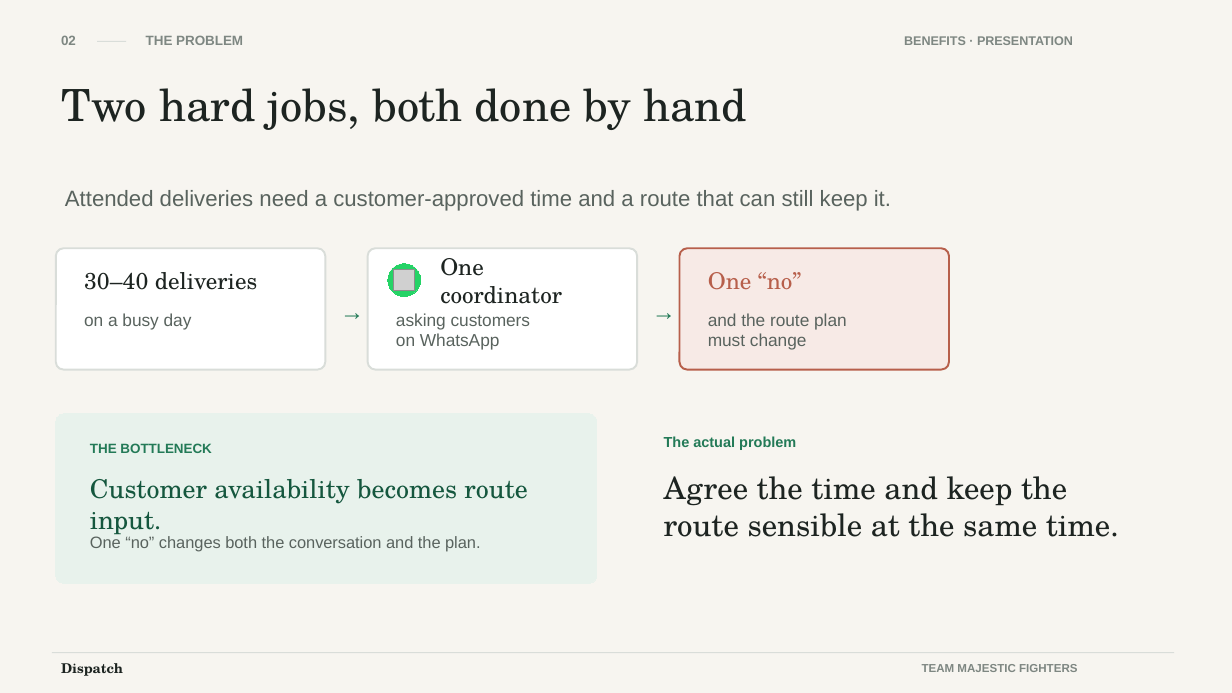
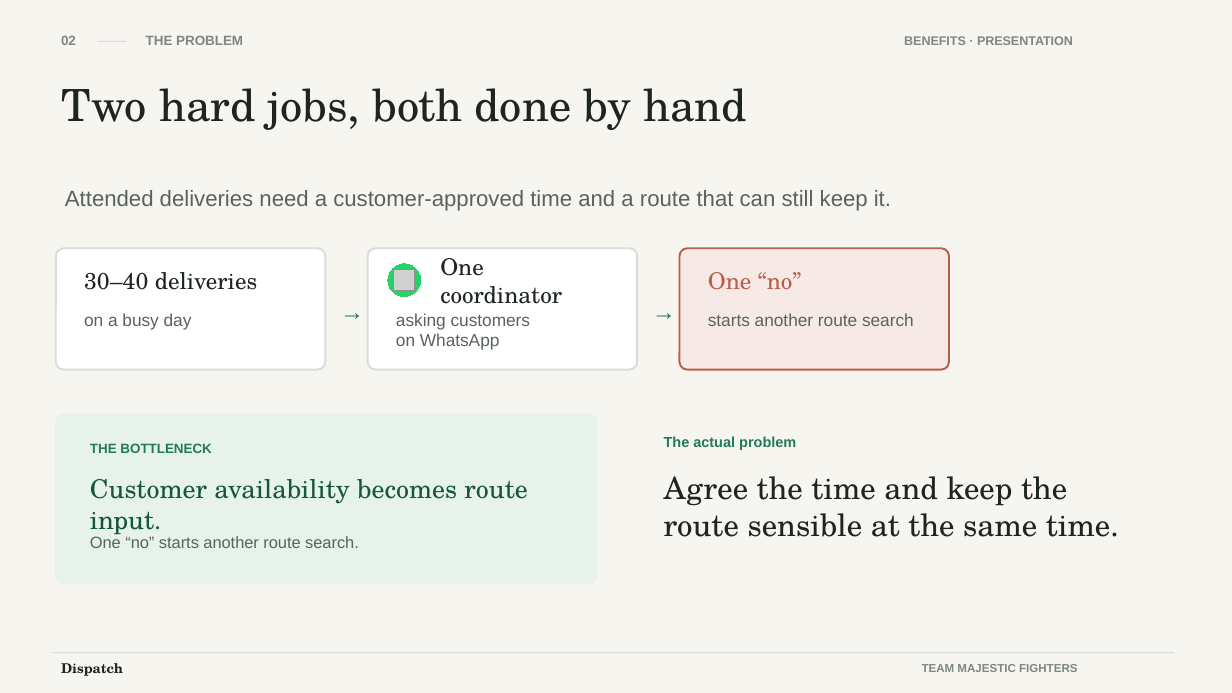
Before and after one commit to Stephensaleh1601/Delivery-Schedule-Agent, a slide deck: slide 2 of submission/Dispatch-IGNITE-Hackathon-Deck.pptx. Drawn at 1232x693 pixels with LibreOffice and Linux fonts; fonts in the diff are those of the drawing; grey boxes stand for pictures. Boxes give left, top, right and bottom in pixels: in the first picture for what was removed or moved away, otherwise in the second. Text is boxed around its words. In the diff, an @@ line names an element or a change of style, - is before the commit and + after.

```diff
--- a/submission/Dispatch-IGNITE-Hackathon-Deck.pptx
+++ b/submission/Dispatch-IGNITE-Hackathon-Deck.pptx
@@ text at box(708, 313, 914, 326): text changed @@
-and the route plan
-must change
+starts another route search
@@ text at box(90, 534, 359, 548): text changed @@
-One “no” changes both the conversation and the plan.
+One “no” starts another route search.
```
Also in this commit, not shown: 2 other slides changed, 8 other files.
